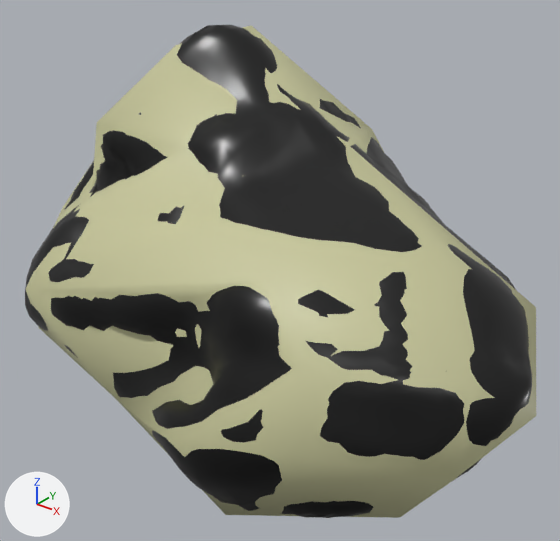
One commit to the FBX model src/Assets/Resources/Mining/ore_2.fbx: the scene before it, then after it.
The view is the same before and after, from a 50 mm lens placed at (1.83, -2.15, 1.29), pointed at (0.2, -0.12, 0.03). Lighting does not change. The marker at lower left points along +X, +Y and +Z. Objects named as collision shapes, trigger or cutter boxes, shadow casters or lower levels of detail are left out. Where no turn or scale is listed for an object, it has been applied to the vertices.

Script lines for the objects in view, before the commit:
```python
mat_cobblestone_561f9d5a365b9bdc = principled_material('Cobblestone_561F9D5A365B9BDC')
mat_cobblestone_561f9d5a365b9bdc.base_color = (0.57, 0.565, 0.325)  # beige #c7c69a
me_retopoflow_003 = bpy.data.meshes.new('RetopoFlow.003')
me_retopoflow_003.from_pydata(...)  # 2440 vertices, 2438 faces; spans x -0.99..1.28, y -0.92..0.68, z -0.63..0.86
me_retopoflow_003.materials.append(mat_material_003)  # black #3e3e3e
me_retopoflow_045 = bpy.data.meshes.new('RetopoFlow.045')
me_retopoflow_045.from_pydata(...)  # 46 vertices, 88 faces; spans x -1.01..1.31, y -0.95..0.69, z -0.65..0.85
me_retopoflow_045.materials.append(mat_cobblestone_561f9d5a365b9bdc)  # beige #c7c69a
ob_metalore_lod0 = bpy.data.objects.new('MetalOre_LOD0', me_retopoflow_003)
ob_metalore_lod0.location = (0.0, 0.0, 0.0)
ob_utm_metalore = bpy.data.objects.new('UTM_MetalOre', me_retopoflow_045)
ob_utm_metalore.location = (0.0, 0.0, 0.0)
```
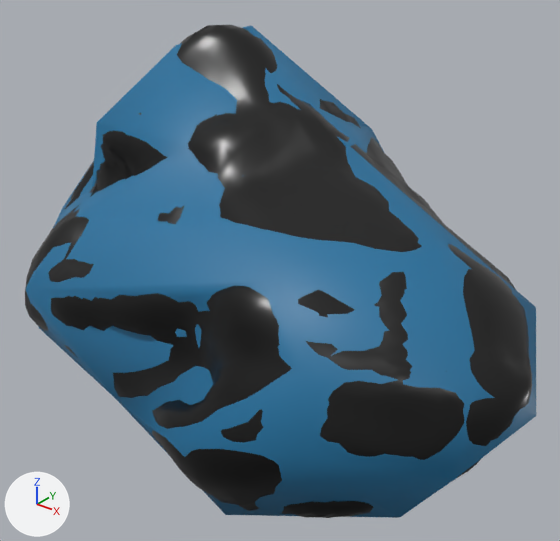
The newer file is also rescaled (x0.55) as a whole; pictures and numbers use the older file's frame.

Where the change shows, as pixel boxes [x1, y1, x2, y2] in the pictures (560 x 541 px):
'UTM_MetalOre', recoloured (beige to blue)
    both: [26, 25, 536, 518]

The change in detail:
Material 'Cobblestone_561F9D5A365B9BDC' (mat_cobblestone_561f9d5a365b9bdc) changes colour from beige #c7c69a to blue #21729f; in linear values from (0.57, 0.565, 0.325) to (0.015, 0.169, 0.347).
